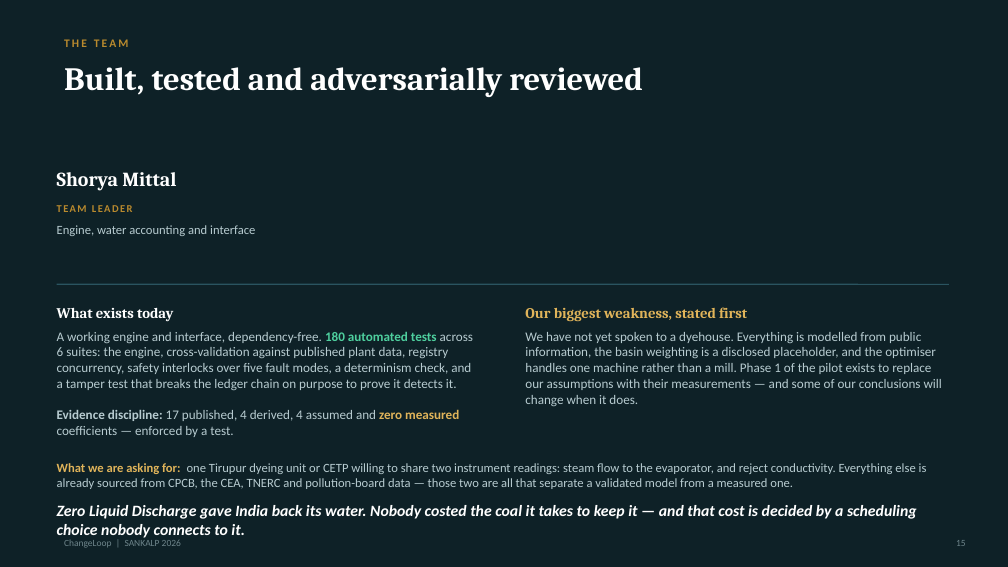
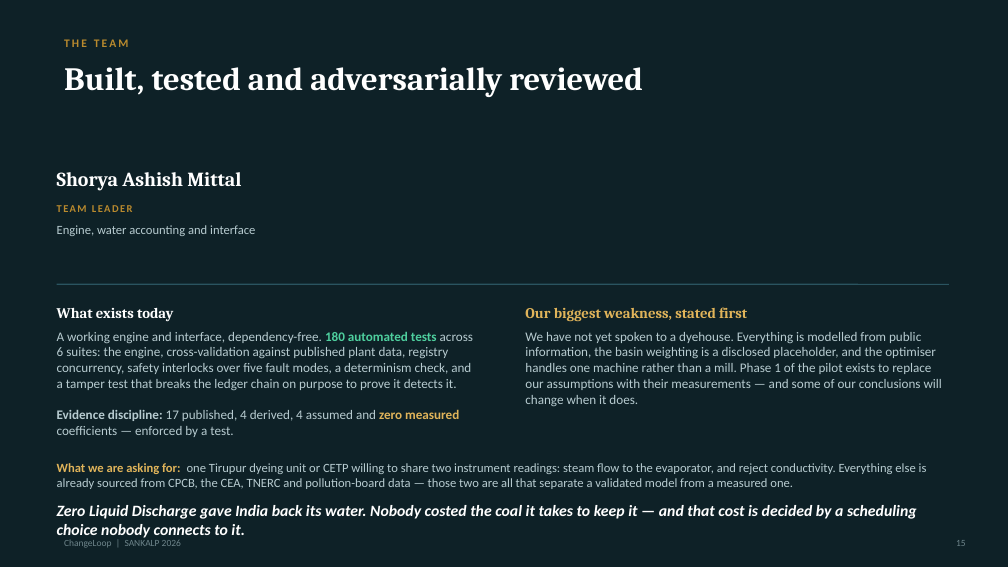
Before and after one commit to shoryamittal/Changeloop-water-intelligence-, a slide deck: slide 15 of submission/ChangeLoop_SANKALP_2026.pptx. Drawn at 1008x567 pixels with LibreOffice and Linux fonts; fonts in the diff are those of the drawing. Boxes give left, top, right and bottom in pixels: in the first picture for what was removed or moved away, otherwise in the second. Text is boxed around its words. In the diff, an @@ line names an element or a change of style, - is before the commit and + after.

```diff
--- a/submission/ChangeLoop_SANKALP_2026.pptx
+++ b/submission/ChangeLoop_SANKALP_2026.pptx
@@ text at (x1=57, y1=172, x2=241, y2=191): text changed @@
-Shorya Mittal
+Shorya Ashish Mittal
```
Also in this commit, not shown: 14 other files.
